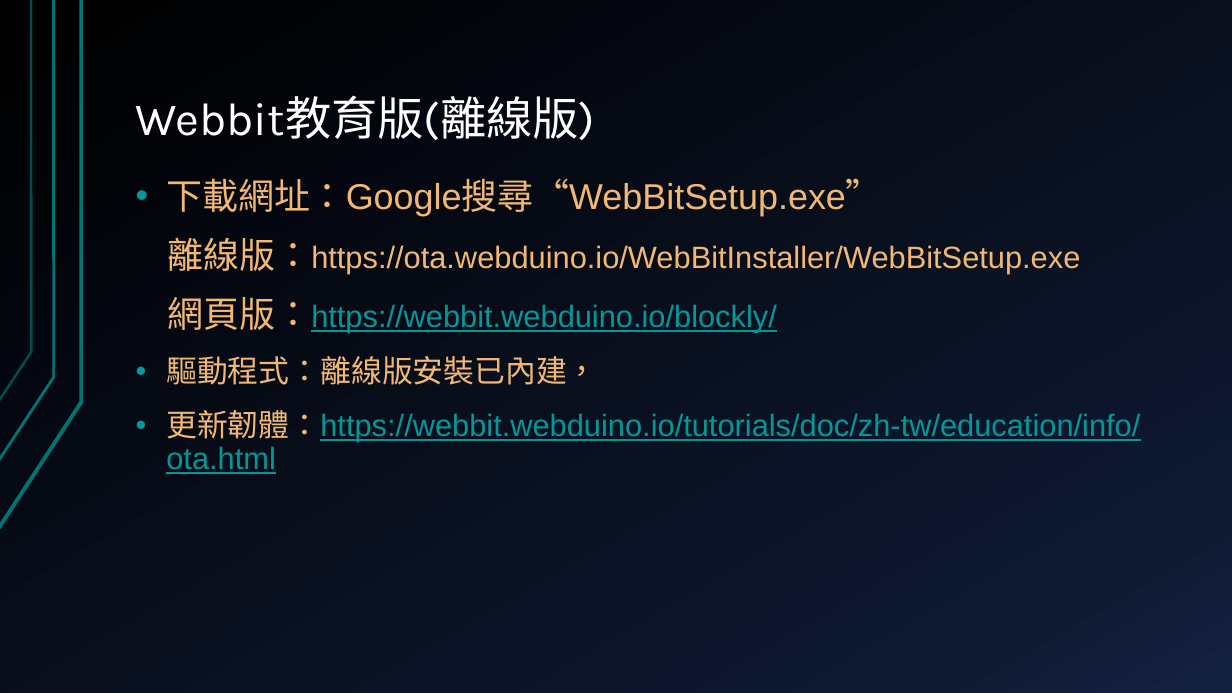
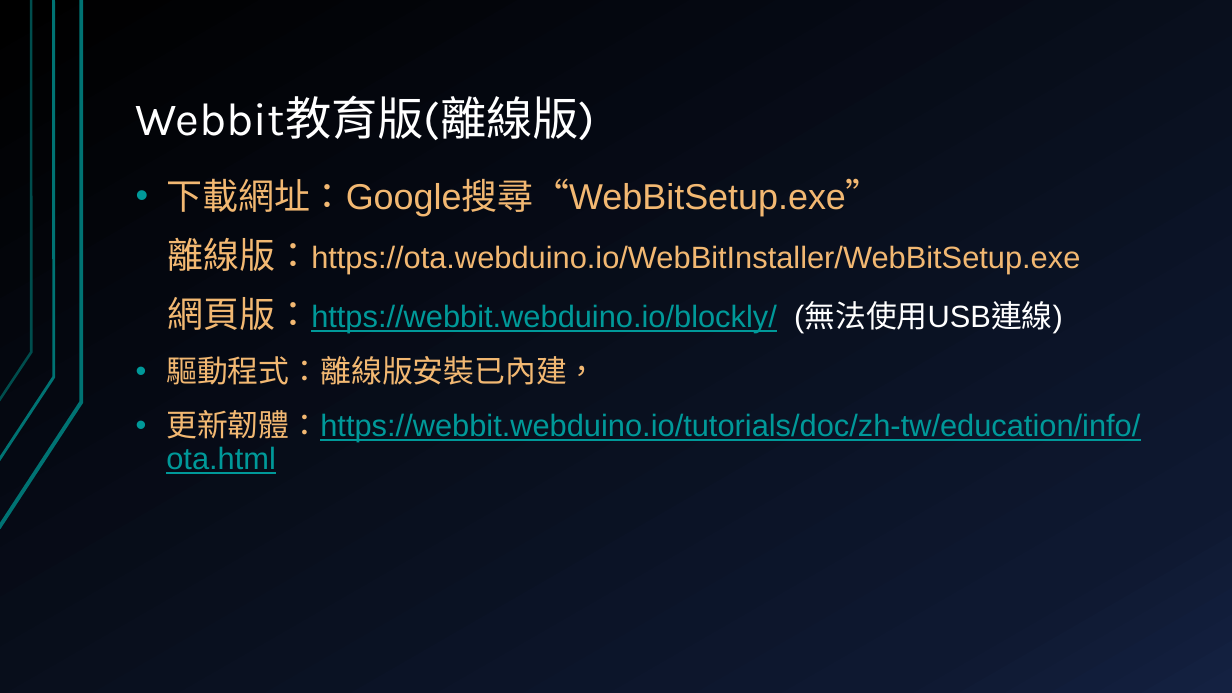
Before and after one commit to deltacod/Workshop, a slide deck: slide 14 of 2019.12.20_esp32-cam/ESP32-CAM-AI影像辨識應用.pptx. Drawn at 1232x693 pixels with LibreOffice and Linux fonts; fonts in the diff are those of the drawing. Boxes give left, top, right and bottom in pixels: in the first picture for what was removed or moved away, otherwise in the second. Text is boxed around its words. In the diff, an @@ line names an element or a change of style, - is before the commit and + after.

```diff
--- a/2019.12.20_esp32-cam/ESP32-CAM-AI影像辨識應用.pptx
+++ b/2019.12.20_esp32-cam/ESP32-CAM-AI影像辨識應用.pptx
@@ text at (168,297,1063,333): text changed @@
-網頁版：https://webbit.webduino.io/blockly/
+網頁版：https://webbit.webduino.io/blockly/ (無法使用USB連線)
```
Also in this commit, not shown: 8 other slides changed, 1 slide added, 1 other file.
